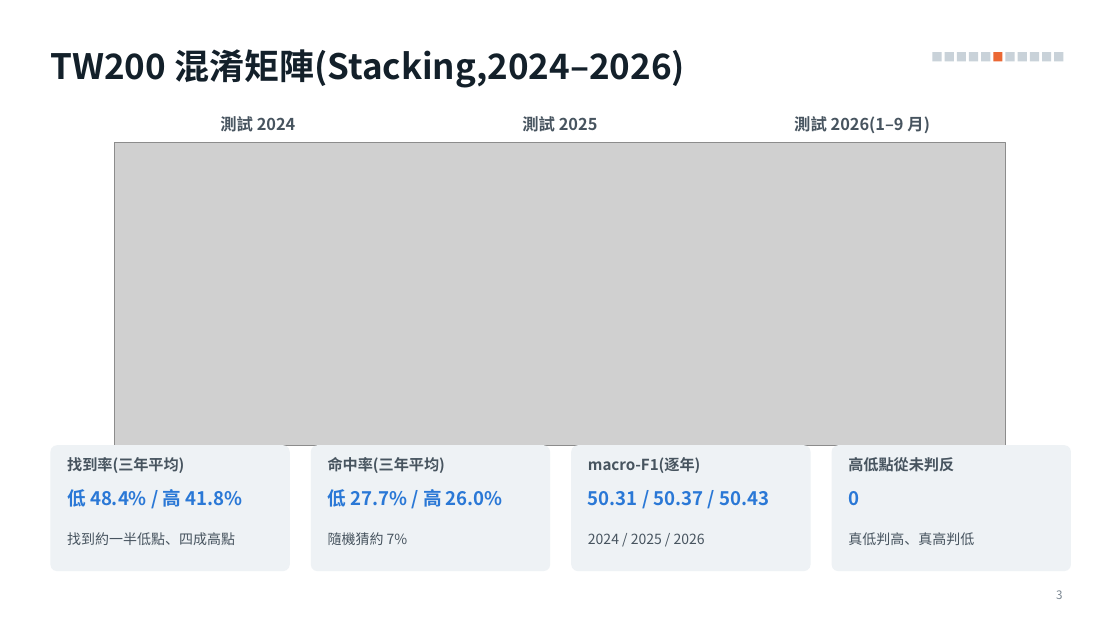
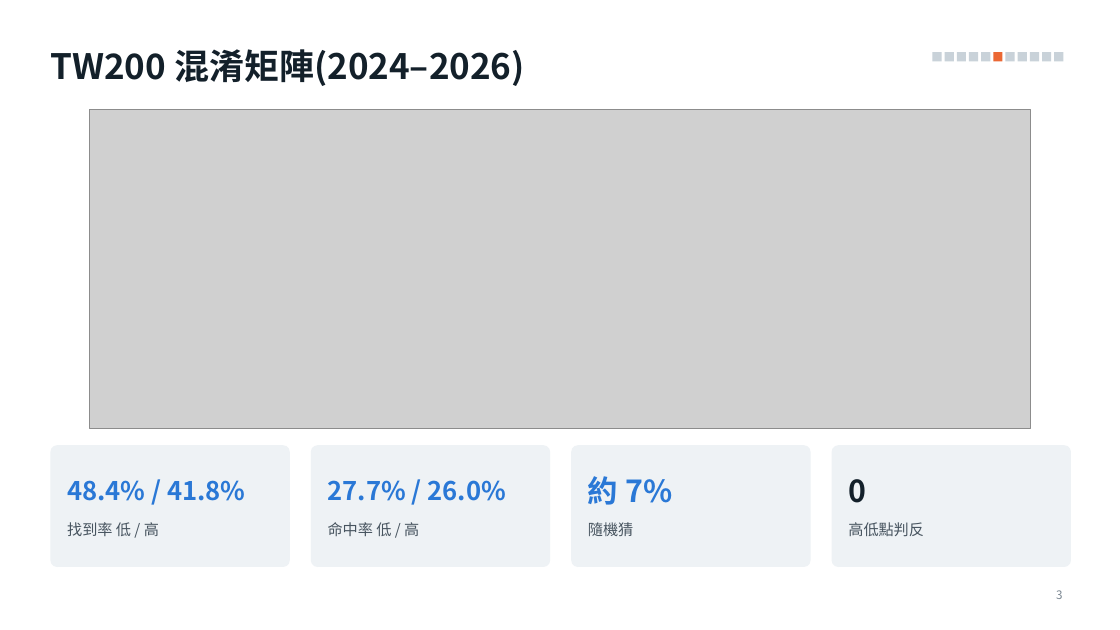
Before and after one commit to alextixu/fcukproject, a slide deck: slide 3 of method_kline_peak/report/kline_peak_report.pptx. Drawn at 1120x630 pixels with LibreOffice and Linux fonts; fonts in the diff are those of the drawing; grey boxes stand for pictures. Boxes give left, top, right and bottom in pixels: in the first picture for what was removed or moved away, otherwise in the second. Text is boxed around its words. In the diff, an @@ line names an element or a change of style, - is before the commit and + after.

```diff
--- a/method_kline_peak/report/kline_peak_report.pptx
+++ b/method_kline_peak/report/kline_peak_report.pptx
@@ title at [50,49,525,86]: text changed @@
-TW200 混淆矩陣(Stacking,2024–2026)
+TW200 混淆矩陣(2024–2026)
@@ picture: place and size @@
-picture at [115,143,1006,445]
+picture at [90,109,1031,429]
@@ text removed at [220,116,296,132] @@
-測試 2024
@@ text removed at [522,116,598,132] @@
-測試 2025
@@ text removed at [794,116,930,133] @@
-測試 2026(1–9 月)
@@ proportions changed in 4 elements at [311,445,550,567], [571,445,811,567], [832,445,1071,567], [50,445,290,567] @@
@@ rounded rectangle: place and size @@
-rounded rectangle at [311,445,550,571]
+rounded rectangle at [50,445,290,567]
@@ rounded rectangle: place and size @@
-rounded rectangle at [50,445,290,571]
+rounded rectangle at [311,445,550,567]
@@ rounded rectangle: place and size @@
-rounded rectangle at [571,445,811,571]
+rounded rectangle at [571,445,811,567]
@@ rounded rectangle: place and size @@
-rounded rectangle at [832,445,1071,571]
+rounded rectangle at [832,445,1071,567]
@@ text "48.4% / 41.8%" at [67,480,245,501]: vertical alignment top to middle @@
@@ text removed at [67,457,184,473] @@
-找到率(三年平均)
@@ text "27.7% / 26.0%" at [328,480,505,501]: vertical alignment top to middle @@
@@ text removed at [588,457,700,473] @@
-macro-F1(逐年)
@@ text added at [588,476,672,505], 26 pt, text #2A78D6, bold @@
+約 7%
@@ text "0": place and size @@
-text "0" at [848,491,859,505]
+text "0" at [848,479,866,503]
@@ text "0" at [848,479,866,503]: size 16 to 26 pt, text colour #2A78D6 to #13202A; vertical alignment top to middle @@
@@ text at [67,480,245,501]: text changed; size 16 to 22 pt @@
-低 48.4% / 高 41.8%
+48.4% / 41.8%
@@ text at [328,480,505,501]: text changed; size 16 to 22 pt @@
-低 27.7% / 高 26.0%
+27.7% / 26.0%
@@ text removed at [588,491,769,506] @@
-50.31 / 50.37 / 50.43
@@ text at [67,522,159,536]: text changed; size 12 to 13 pt @@
-找到約一半低點、四成高點
+找到率 低 / 高
@@ text at [328,522,419,536]: text changed; bold off @@
-命中率(三年平均)
+命中率 低 / 高
@@ text at [588,522,633,536]: text changed; size 12 to 13 pt @@
-隨機猜約 7%
+隨機猜
@@ text removed at [588,533,705,544] @@
-2024 / 2025 / 2026
@@ text at [848,522,924,536]: text changed; bold off @@
-高低點從未判反
+高低點判反
@@ text removed at [848,532,974,545] @@
-真低判高、真高判低
```
Also in this commit, not shown: 8 other slides changed, 1 other file.
